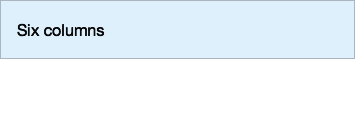
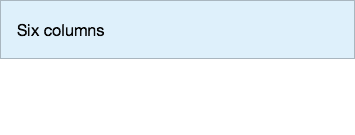
Comparing the layer stacks of the two 355 × 135 images. Changes:
removed layer "black" (1st of 2, in "secondary") from group "secondary" over box(17, 23, 105, 37)
removed group "container" (1st of 2, in "secondary") (2 layers) from group "secondary" over box(17, 23, 105, 37)
moved "Six columns" into group "secondary", painted on it over box(17, 23, 105, 37)
moved "panel" (1st of 2, in "secondary") into group "secondary" over box(17, 23, 105, 37)
removed layer "primary" (1st of 3, in "secondary") from group "secondary" over box(17, 23, 105, 37)
added layer "bg" (1st of 2, in "secondary") in group "secondary" over box(17, 23, 105, 37)
